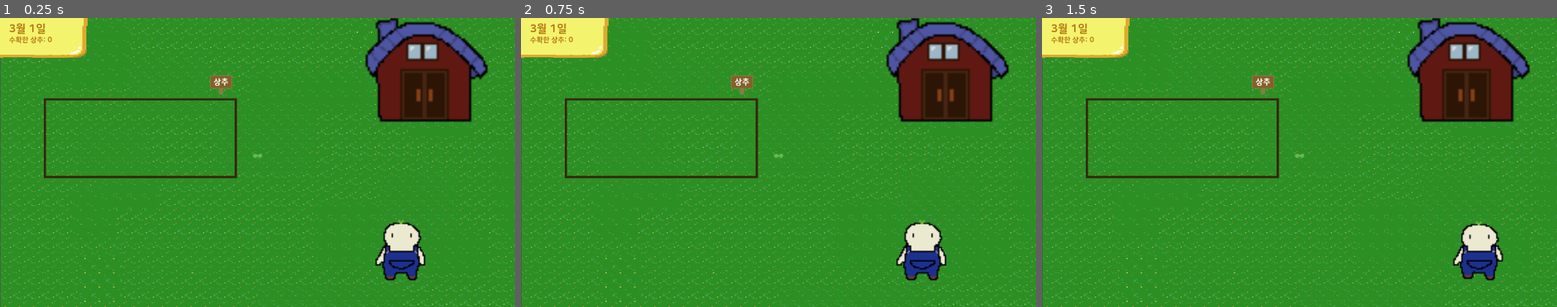
Above: before the commit, frames 1-3 (left to right).
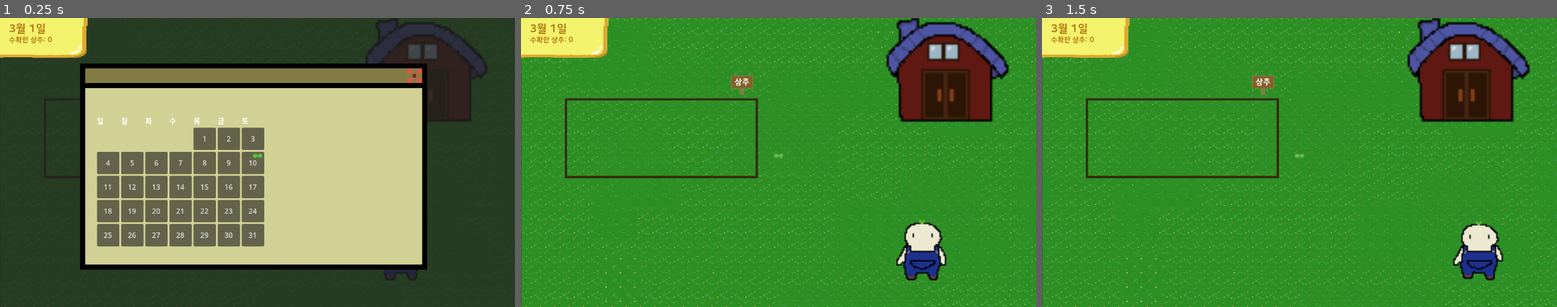
Above: after the commit, the same moments.

Repository: 202116302/farm_game_godot
Game: Godot game, scene res://scene/main.tscn
The game is run twice, just before and just after one commit, with the same random seed, the same clock (stepped at 60 frames per second) and the same inputs.
Inputs (mouse positions are in pixels of both pictures, inside the frame that each line leads up to):
- Up to frame 1 (0.25 s): no input
- Up to frame 2 (0.75 s): click (933, 75) at 0.52 s
- Up to frame 3 (1.5 s): tap Enter (ui_accept) at 1.25 s; hold Right (ui_right) from 1.28 s (still down); hold E (E) from 1.28 s (still down)

The runs differ from the first frame. In frame 1, 96% of the frame differs, in the area x 0-100%, y 0-100%; in frame 2, nothing differs; in frame 3, nothing differs.

Commit message:
헛간 메뉴창 제작 후 생성 오류 해결 필요

Diff:
--- a/scene/barn.tscn
+++ b/scene/barn.tscn
@@ -17,5 +17,8 @@
 [node name="enterance" type="Area2D" parent="."]
 
 [node name="enter_collision" type="CollisionShape2D" parent="enterance"]
-position = Vector2(426.75, 101.25)
+position = Vector2(424, -8)
 shape = SubResource("RectangleShape2D_aqodv")
+
+[connection signal="body_entered" from="enterance" to="." method="_on_area_entered"]
+[connection signal="body_exited" from="enterance" to="." method="_on_area_exited"]
--- /dev/null
+++ b/scene/barn_menu.tscn
@@ -0,0 +1,67 @@
+[gd_scene load_steps=3 format=3 uid="uid://b2kn57hccxfcd"]
+
+[ext_resource type="Script" path="res://script/barn_menu.gd" id="1_4nk5d"]
+[ext_resource type="Texture2D" uid="uid://bneq2iesevs5v" path="res://asset/object/barn_menu.png" id="2_eldcb"]
+
+[node name="barn_menu" type="Control"]
+visibility_layer = 2
+layout_mode = 3
+anchor_left = -0.475
+anchor_top = -0.59
+anchor_right = 0.497
+anchor_bottom = 0.432
+offset_left = 547.2
+offset_top = 382.32
+offset_right = 579.456
+offset_bottom = 368.064
+grow_horizontal = 2
+grow_vertical = 2
+script = ExtResource("1_4nk5d")
+
+[node name="background" type="ColorRect" parent="."]
+layout_mode = 1
+anchors_preset = 15
+anchor_right = 1.0
+anchor_bottom = 1.0
+color = Color(0.137255, 0.137255, 0.137255, 0.768627)
+
+[node name="menu_window" type="TextureRect" parent="."]
+layout_mode = 1
+anchors_preset = 8
+anchor_left = 0.5
+anchor_top = 0.5
+anchor_right = 0.5
+anchor_bottom = 0.5
+offset_left = -450.0
+offset_top = -274.0
+offset_right = 450.0
+offset_bottom = 276.0
+grow_horizontal = 2
+grow_vertical = 2
+texture = ExtResource("2_eldcb")
+
+[node name="calender" type="GridContainer" parent="menu_window"]
+custom_minimum_size = Vector2(350, 300)
+layout_mode = 1
+anchors_preset = -1
+anchor_left = 0.299
+anchor_top = 0.603
+anchor_right = 0.299
+anchor_bottom = 0.603
+offset_left = -175.1
+offset_top = -160.65
+offset_right = 174.9
+offset_bottom = 156.35
+columns = 7
+
+[node name="Button" type="Button" parent="menu_window"]
+layout_mode = 1
+anchors_preset = -1
+anchor_left = 0.136
+anchor_top = 0.082
+anchor_right = 0.136
+anchor_bottom = 0.082
+offset_left = 677.6
+offset_top = 32.9
+offset_right = 685.6
+offset_bottom = 41.9
--- a/scene/main.tscn
+++ b/scene/main.tscn
@@ -27,7 +27,7 @@
 [ext_resource type="Texture2D" uid="uid://bbykpbms5mfk1" path="res://asset/tile/Soiltile/64/15.png" id="20_ho5de"]
 [ext_resource type="PackedScene" uid="uid://bqpi17qy8haio" path="res://scene/field.tscn" id="26_ia1m0"]
 [ext_resource type="PackedScene" uid="uid://2roi4uoduehv" path="res://scene/barn.tscn" id="27_0ln6o"]
-[ext_resource type="Script" path="res://script/barn.gd" id="28_sdc5j"]
+[ext_resource type="PackedScene" uid="uid://b2kn57hccxfcd" path="res://scene/barn_menu.tscn" id="28_cstnk"]
 
 [sub_resource type="TileSetAtlasSource" id="TileSetAtlasSource_hnpik"]
 texture = ExtResource("2_nxrc2")
@@ -301,7 +301,13 @@
 
 [node name="barn" parent="." instance=ExtResource("27_0ln6o")]
 position = Vector2(-48, -177)
-script = ExtResource("28_sdc5j")
 
 [node name="Camera2D" type="Camera2D" parent="."]
 position = Vector2(-1, 7)
+
+[node name="barn_menu" parent="." instance=ExtResource("28_cstnk")]
+z_index = 1
+offset_left = -43.8
+offset_top = 40.32
+offset_right = 10.456
+offset_bottom = 69.064
--- a/scene/player.tscn
+++ b/scene/player.tscn
@@ -169,7 +169,7 @@
 [sub_resource type="RectangleShape2D" id="RectangleShape2D_110ga"]
 size = Vector2(74, 110)
 
-[node name="Player" type="Area2D"]
+[node name="Player" type="CharacterBody2D"]
 position = Vector2(466, 208)
 script = ExtResource("1_gkfvj")
 metadata/_edit_group_ = true
--- a/script/barn.gd
+++ b/script/barn.gd
@@ -4,11 +4,16 @@
 var prompt_label: Label
 var can_interact = false
 
+
 func _ready():
+
+	var font = load("res://asset/font/font2.ttf")  # .ttf 또는 .otf 파일 경로
 
 	# 프롬프트 텍스트 설정
 	prompt_label = Label.new()
 	prompt_label.text = "SPACE"
+	prompt_label.add_theme_font_override("font", font)
+	prompt_label.add_theme_font_size_override("font_size", 24)
 	prompt_label.visible = false
 	add_child(prompt_label)
 
@@ -21,14 +26,17 @@
 		_show_menu()
 
 	# 프롬프트 텍스트 위치 업데이트
-	if prompt_label.visible:
-		var player = get_node("/root/Main/Player")  # 플레이어 노드 경로 조정 필요
-		prompt_label.global_position = player.global_position + Vector2(0, -100)  # 텍스트 위치 조정
+	#if prompt_label.visible:
+		#var player = get_node("/root/Main/Player")  # 플레이어 노드 경로 조정 필요
+		#prompt_label.global_position = player.global_position + Vector2(0, -100)  # 텍스트 위치 조정
 
 func _on_area_entered(body):
 	if body.is_in_group("player"):  # 플레이어 노드에 "player" 그룹 추가 필요
 		can_interact = true
 		prompt_label.visible = true
+		print("d")
+		var player = get_node("/root/Main/Player")  # 플레이어 노드 경로 조정 필요
+		prompt_label.global_position = Vector2(340, -240)
 
 func _on_area_exited(body):
 	if body.is_in_group("player"):
@@ -36,7 +44,5 @@
 		prompt_label.visible = false
 
 func _show_menu():
-	# 여기에 메뉴 표시 로직 추가
-	print("메뉴 열기")
-	# 예: var menu = preload("res://menu.tscn").instantiate()
-	#     add_child(menu)
+	var menu = preload("res://scene/barn_menu.tscn").instantiate()
+	add_child(menu)
--- /dev/null
+++ b/script/barn_menu.gd
@@ -0,0 +1,49 @@
+extends Control
+
+var current_month = 3  # 3월부터 시작
+var current_year = 2024
+
+func _ready():
+	create_calendar()
+	$menu_window/Button.pressed.connect(func(): queue_free())
+
+func create_calendar():
+	var grid = $menu_window/calender  # GridContainer 노드가 필요합니다
+
+	# 요일 헤더 추가
+	var days = ["일", "월", "화", "수", "목", "금", "토"]
+	for day in days:
+		var label = Label.new()
+		label.text = day
+		grid.add_child(label)
+
+	# 해당 월의 1일의 요일 계산 (0 = 일요일)
+	var time = Time.get_unix_time_from_system()
+	var date = Time.get_date_dict_from_unix_time(time)
+	date.day = 1
+	date.month = current_month
+	date.year = current_year
+
+	# Time.get_unix_time_from_datetime_dict로 변환 후 다시 날짜 얻기
+	var unix_time = Time.get_unix_time_from_datetime_dict(date)
+	var first_date = Time.get_date_dict_from_unix_time(unix_time)
+	var first_day = first_date.weekday - 1  # Godot의 weekday는 1(일요일)부터 시작
+	if first_day < 0: first_day = 6
+
+	# 1일 전까지 빈 셀 추가
+	for i in range(first_day):
+		var empty = Label.new()
+		empty.text = ""
+		grid.add_child(empty)
+
+	# 날짜 추가
+	var days_in_month = 31  # 3월은 31일까지
+	for day in range(1, days_in_month + 1):
+		var button = Button.new()
+		button.text = str(day)
+		button.custom_minimum_size = Vector2(50, 50)  # 버튼 크기
+		grid.add_child(button)
+
+func _input(event):
+	if event.is_action_pressed("ui_cancel"):  # ESC
+		queue_free()
--- a/script/player.gd
+++ b/script/player.gd
@@ -1,4 +1,4 @@
-extends Area2D
+extends CharacterBody2D
 
 @onready var background_tilemap = get_parent().get_node("Background")
 var layer_id = 0  # 새로 추가된 레이어 ID 변수
Binary file added: asset/object/barn_menu.png
Binary file added: asset/object/calender.png
Binary file added: asset/object/menu_object1.png
